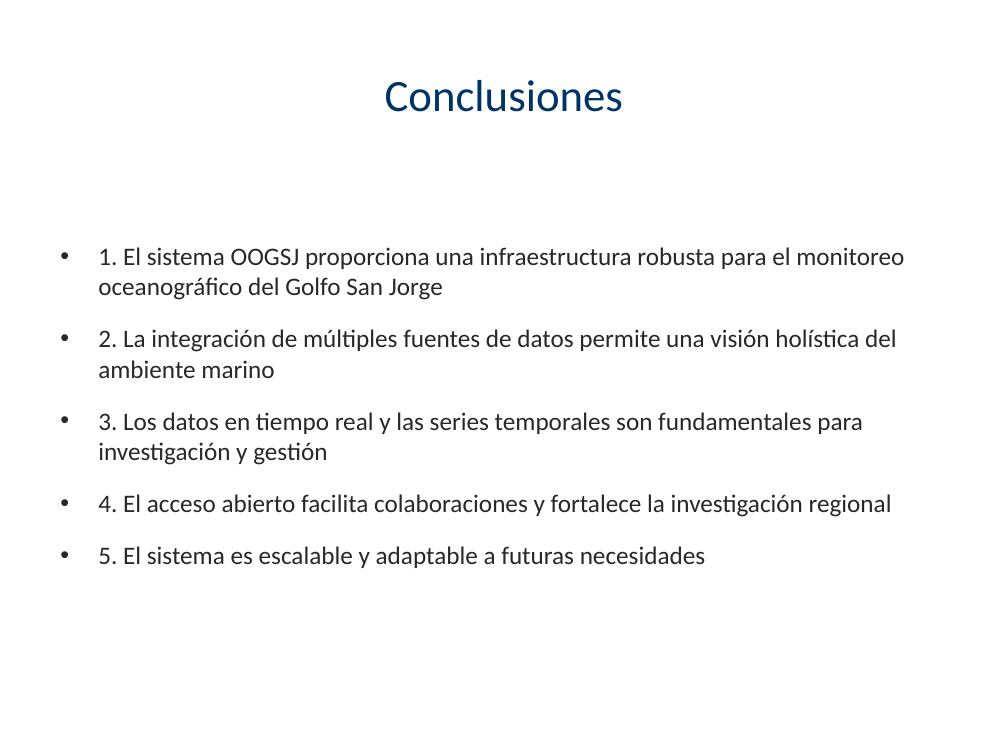
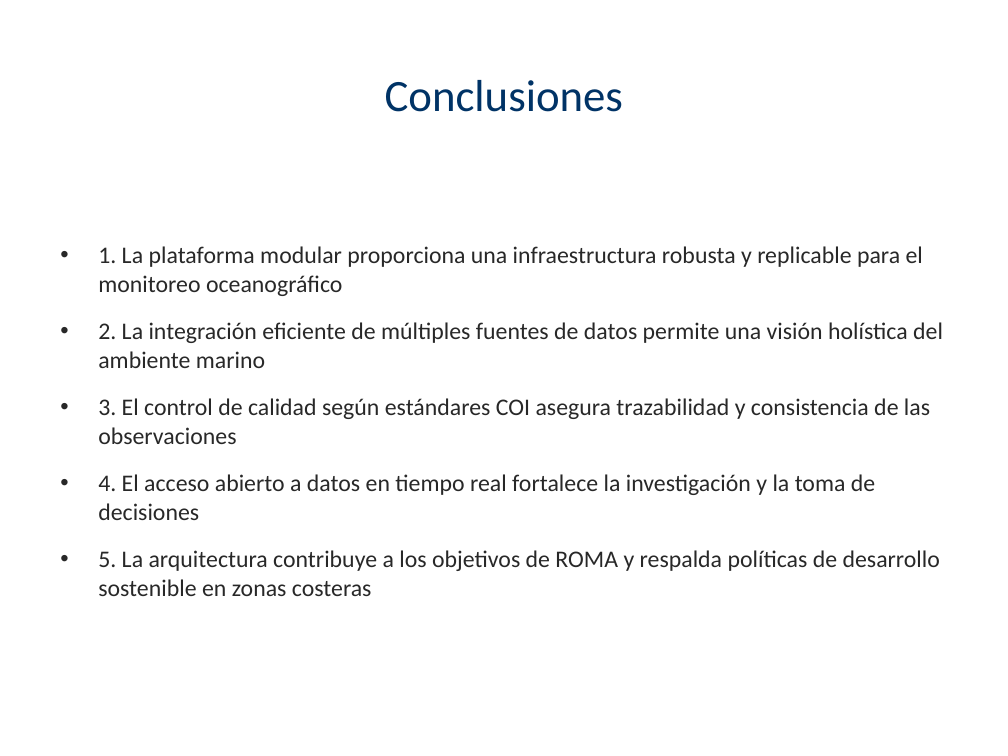
Before and after one commit to pablo27207/services, a slide deck: slide 15 of Presentacion_OOGSJ_XIIJNCM.pptx (slide 14 before the commit). Drawn at 1008x756 pixels with LibreOffice and Linux fonts; fonts in the diff are those of the drawing. Boxes give left, top, right and bottom in pixels: in the first picture for what was removed or moved away, otherwise in the second. Text is boxed around its words. In the diff, an @@ line names an element or a change of style, - is before the commit and + after.

```diff
--- a/Presentacion_OOGSJ_XIIJNCM.pptx
+++ b/Presentacion_OOGSJ_XIIJNCM.pptx
@@ text at bbox=[98, 246, 943, 596]: text changed; size 18 to 17 pt @@
-• 1. El sistema OOGSJ proporciona una infraestructura robusta para el monitoreo oceanográfico del Golfo San Jorge
-• 2. La integración de múltiples fuentes de datos permite una visión holística del ambiente marino
-• 3. Los datos en tiempo real y las series temporales son fundamentales para investigación y gestión
-• 4. El acceso abierto facilita colaboraciones y fortalece la investigación regional
-• 5. El sistema es escalable y adaptable a futuras necesidades
+• 1. La plataforma modular proporciona una infraestructura robusta y replicable para el monitoreo oceanográfico
+• 2. La integración eficiente de múltiples fuentes de datos permite una visión holística del ambiente marino
+• 3. El control de calidad según estándares COI asegura trazabilidad y consistencia de las observaciones
+• 4. El acceso abierto a datos en tiempo real fortalece la investigación y la toma de decisiones
+• 5. La arquitectura contribuye a los objetivos de ROMA y respalda políticas de desarrollo sostenible en zonas costeras
```
Also in this commit, not shown: 11 other slides changed, 3 slides added, 2 slides removed, 1 other file.
